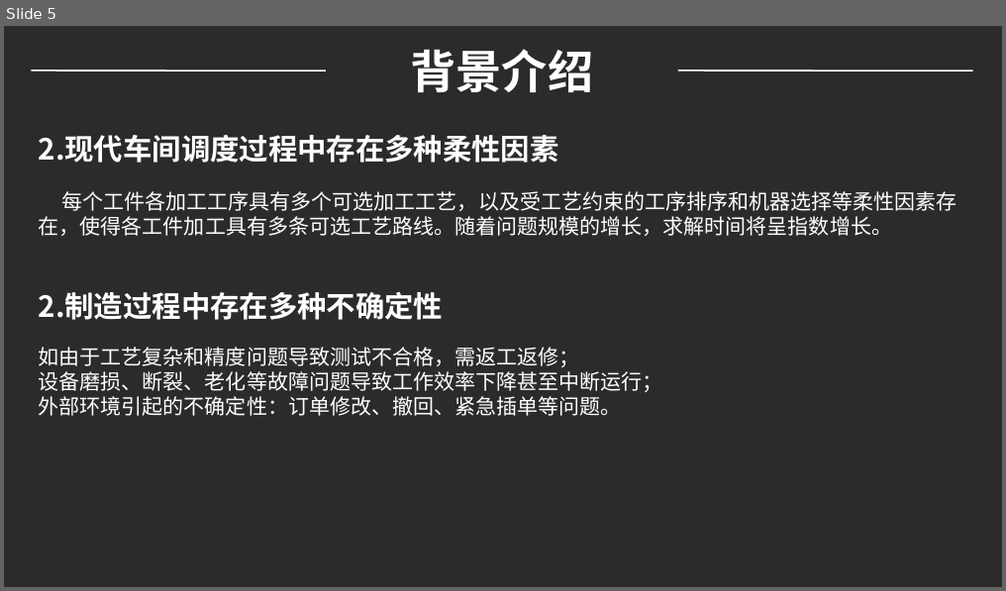
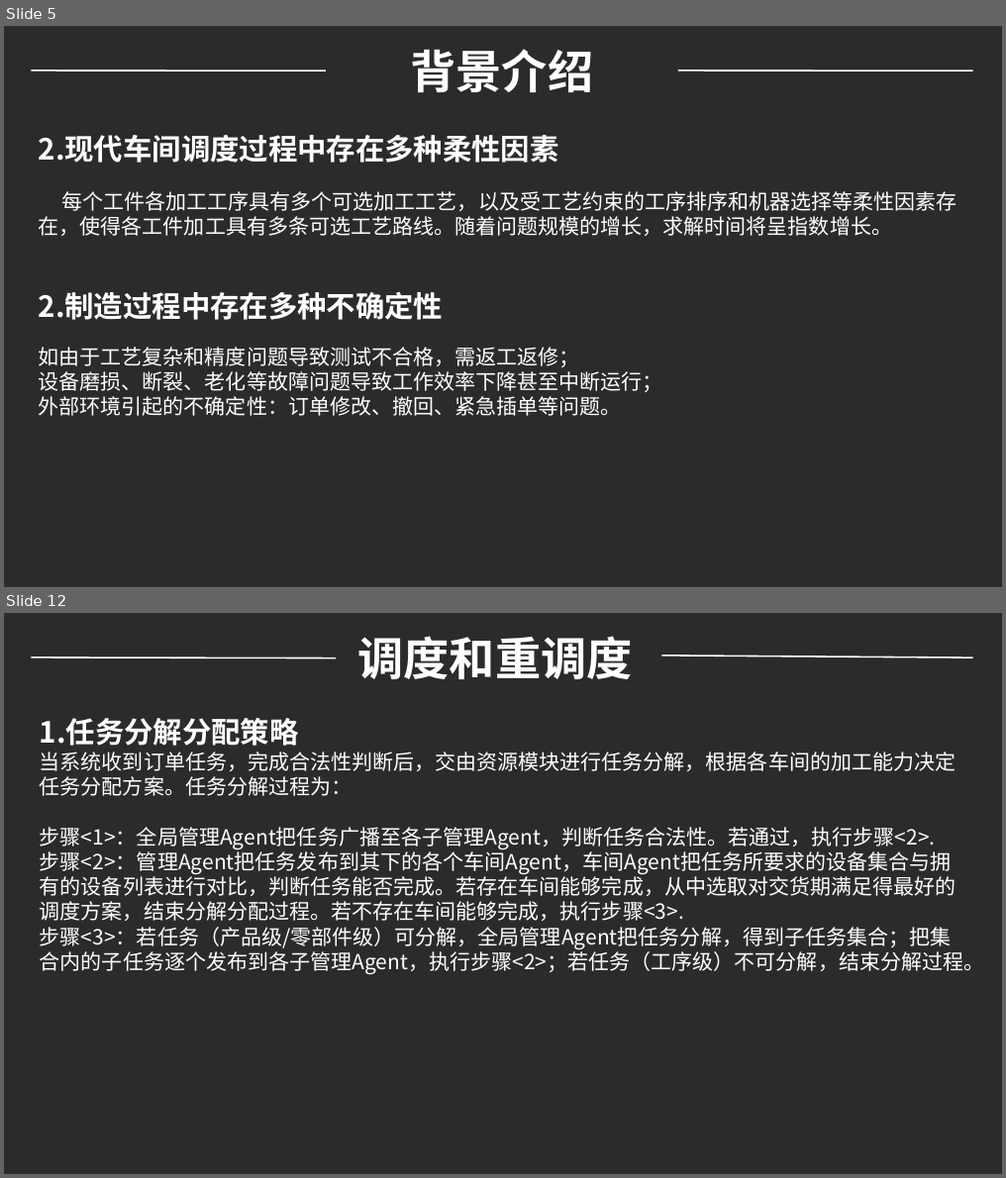
Before and after one commit to WeileLiang/Graduate, a slide deck: PPT/基于多Agent的动态调度系统1.pptx. Shown one above the other, each under a label of ours: slide 5 before the commit, slides 5 and 12 after it; the slides between them are not shown. The pictures are 1006x591 and 1006x1178 pixels, drawn with LibreOffice and Linux fonts; fonts in the diff are those of the drawing; background and template pictures are left out; a plain dark background stands for a picture behind light text. Boxes give left, top, right and bottom in pixels: in the first picture for what was removed or moved away, otherwise in the second. Text is boxed around its words. In the diff, an @@ line names an element or a change of style, - is before the commit and + after.

```diff
--- a/PPT/基于多Agent的动态调度系统1.pptx
+++ b/PPT/基于多Agent的动态调度系统1.pptx
@@ slide 12 added at (x1=4, y1=613, x2=1002, y2=1174), background picture (left out) @@
@@ text added at (x1=357, y1=636, x2=632, y2=679), 44 pt, text #FFFFFF, bold @@
+调度和重调度
@@ line added from (336, 658) to (31, 658), #FEFEFE 1.5 pt @@
@@ line added from (973, 658) to (662, 656), #FEFEFE 1.5 pt @@
@@ text added at (x1=40, y1=718, x2=984, y2=974), 20 pt, text #FFFFFF @@
+1.任务分解分配策略
+当系统收到订单任务，完成合法性判断后，交由资源模块进行任务分解，根据各车间的加工能力决定任务分配方案。任务分解过程为：
+步骤<1>：全局管理Agent把任务广播至各子管理Agent，判断任务合法性。若通过，执行步骤<2>.
+步骤<2>：管理Agent把任务发布到其下的各个车间Agent，车间Agent把任务所要求的设备集合与拥有的设备列表进行对比，判断任务能否完成。若存在车间能够完成，从中选取对交货期满足得最好的调度方案，结束分解分配过程。若不存在车间能够完成，执行步骤<3>.
+步骤<3>：若任务（产品级/零部件级）可分解，全局管理Agent把任务分解，得到子任务集合；把集合内的子任务逐个发布到各子管理Agent，执行步骤<2>；若任务（工序级）不可分解，结束分解过程。
```
Also in this commit, not shown: 4 slides changed, 12 other slides added, 39 slides removed, 6 other files.
